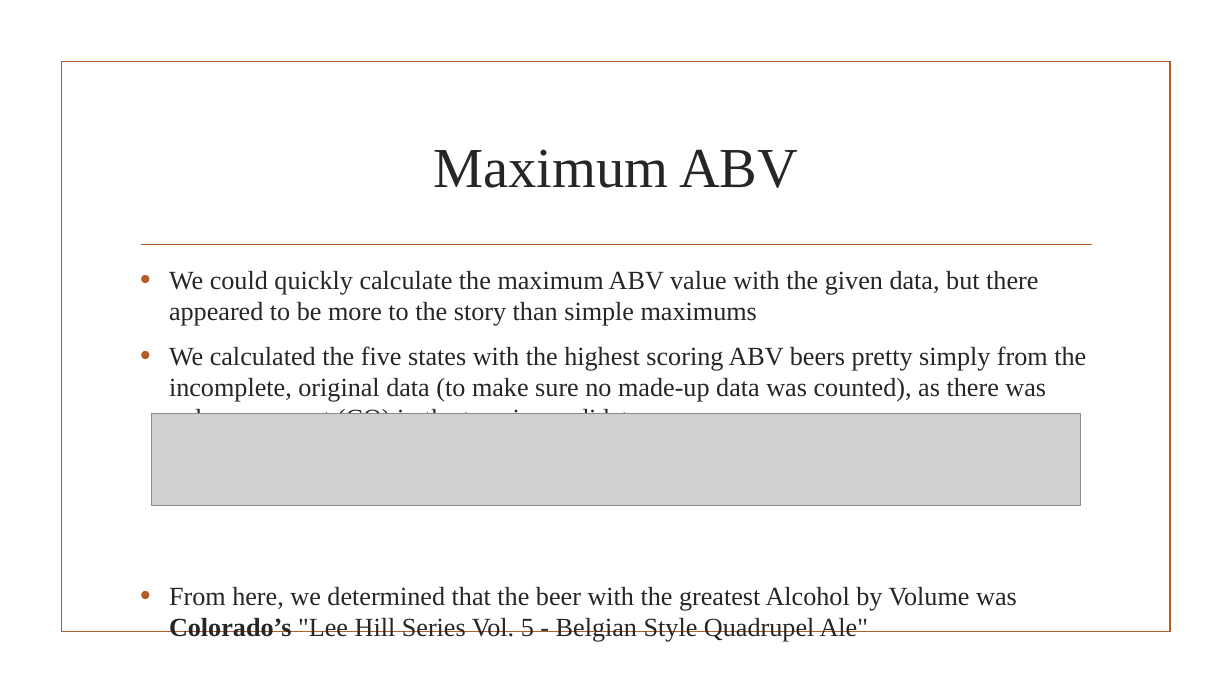
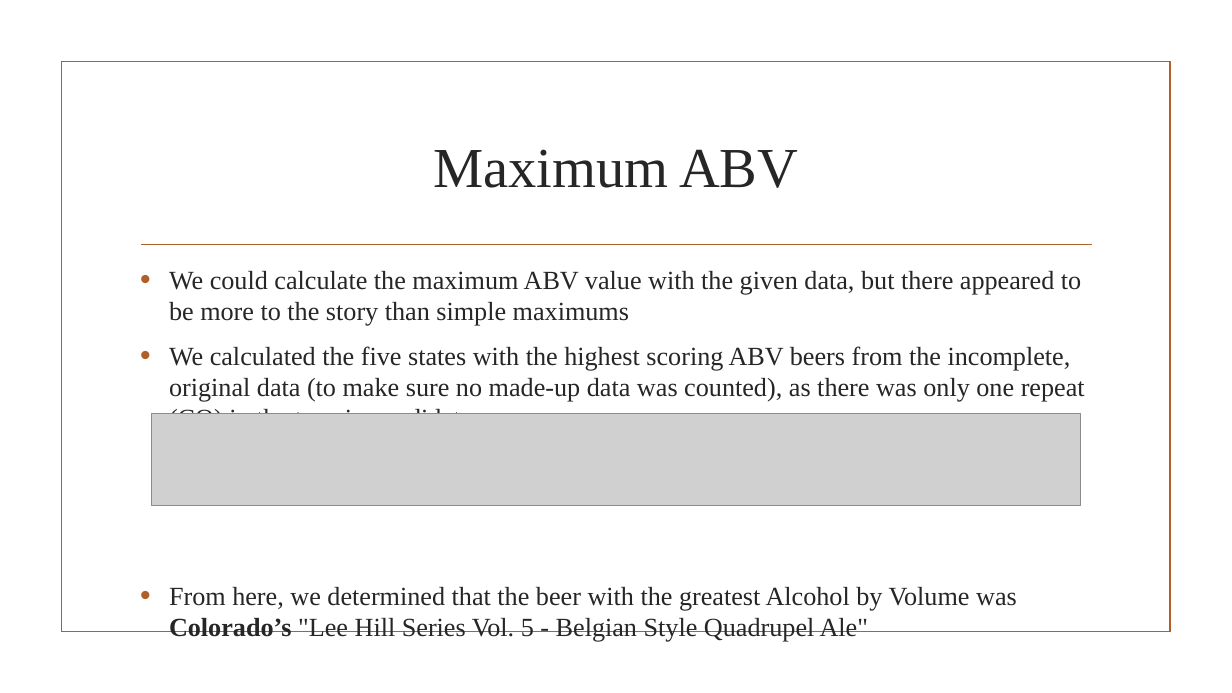
Before and after one commit to DHLaurel/DoingDataScience, a slide deck: slide 5 of BeersAndBreweries/EDA I – Part 1.pptx (slide 3 before the commit). Drawn at 1232x693 pixels with LibreOffice and Linux fonts; fonts in the diff are those of the drawing; grey boxes stand for pictures; background and template pictures are left out. Boxes give left, top, right and bottom in pixels: in the first picture for what was removed or moved away, otherwise in the second. Text is boxed around its words. In the diff, an @@ line names an element or a change of style, - is before the commit and + after.

```diff
--- a/BeersAndBreweries/EDA I – Part 1.pptx
+++ b/BeersAndBreweries/EDA I – Part 1.pptx
@@ text at [169,271,1085,414]: text changed @@
-• We could quickly calculate the maximum ABV value with the given data, but there appeared to be more to the story than simple maximums
-• We calculated the five states with the highest scoring ABV beers pretty simply from the incomplete, original data (to make sure no made-up data was counted), as there was only one repeat (CO) in the top six candidates:
+• We could calculate the maximum ABV value with the given data, but there appeared to be more to the story than simple maximums
+• We calculated the five states with the highest scoring ABV beers from the incomplete, original data (to make sure no made-up data was counted), as there was only one repeat (CO) in the top six candidates:
```
Also in this commit, not shown: 5 other slides changed, 5 slides added, 2 other files.
